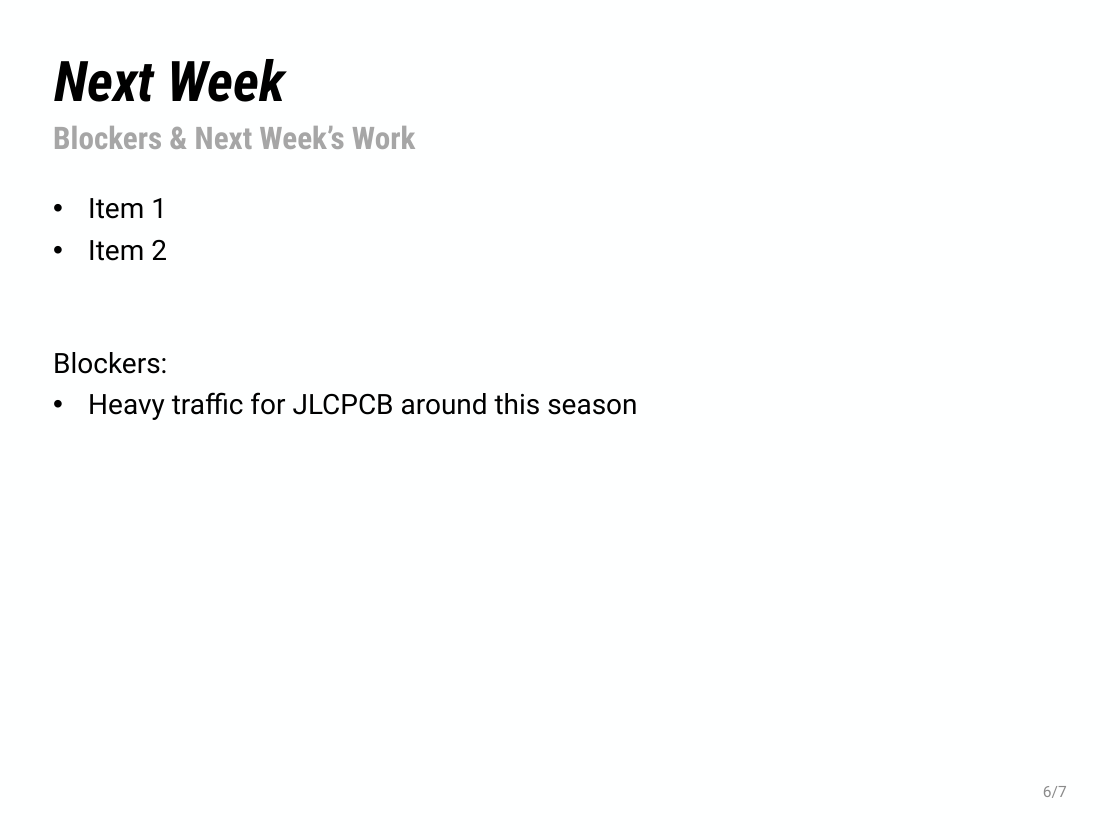
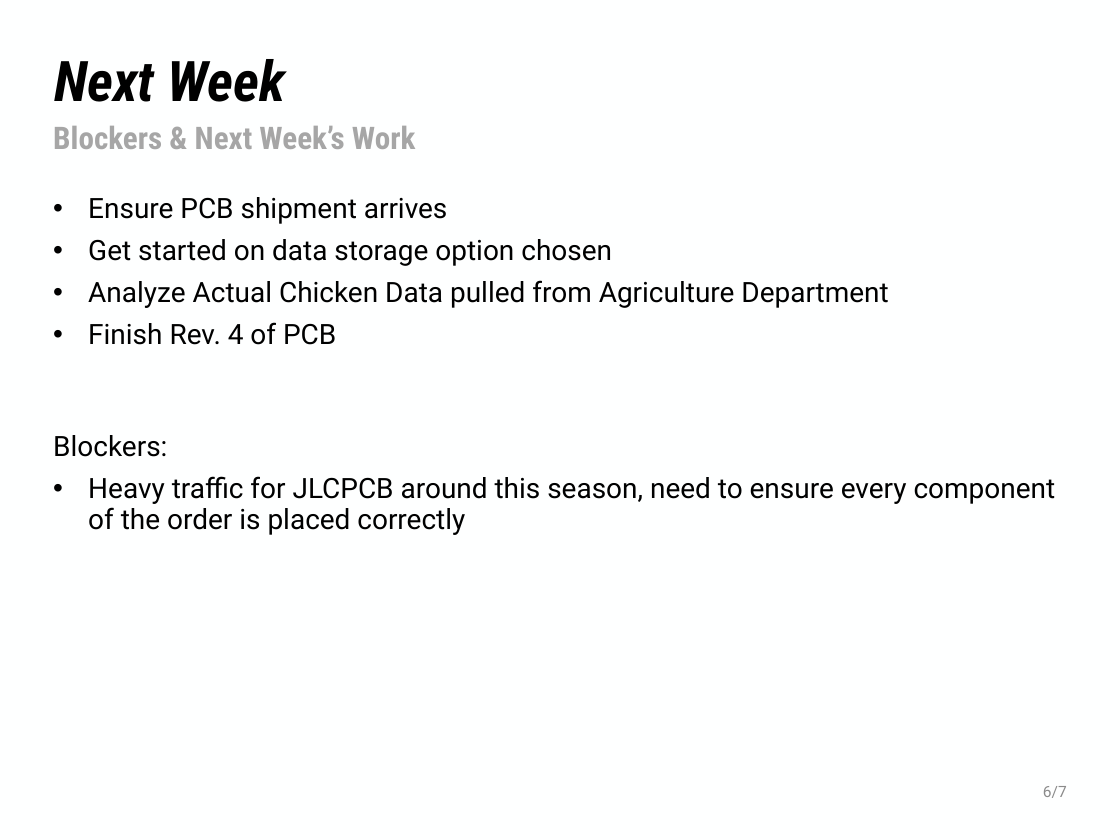
Before and after one commit to NHuang58/Biomedical_Device_PCB, a slide deck: slide 10 of Documentation/Slides/Week_16.pptx (slide 6 before the commit). Drawn at 1120x840 pixels with LibreOffice and Linux fonts; fonts in the diff are those of the drawing; background and template pictures are left out. Boxes give left, top, right and bottom in pixels: in the first picture for what was removed or moved away, otherwise in the second. Text is boxed around its words. In the diff, an @@ line names an element or a change of style, - is before the commit and + after.

```diff
--- a/Documentation/Slides/Week_16.pptx
+++ b/Documentation/Slides/Week_16.pptx
@@ text at (88, 197, 888, 345): text changed @@
-• Item 1
-• Item 2
+• Ensure PCB shipment arrives
+• Get started on data storage option chosen
+• Analyze Actual Chicken Data pulled from Agriculture Department
+• Finish Rev. 4 of PCB
@@ text at (88, 476, 1056, 535): text changed @@
-• Heavy traffic for JLCPCB around this season
+• Heavy traffic for JLCPCB around this season, need to ensure every component of the order is placed correctly
```
Also in this commit, not shown: 3 other slides changed, 5 slides added, 1 slide removed, 5 other files.
